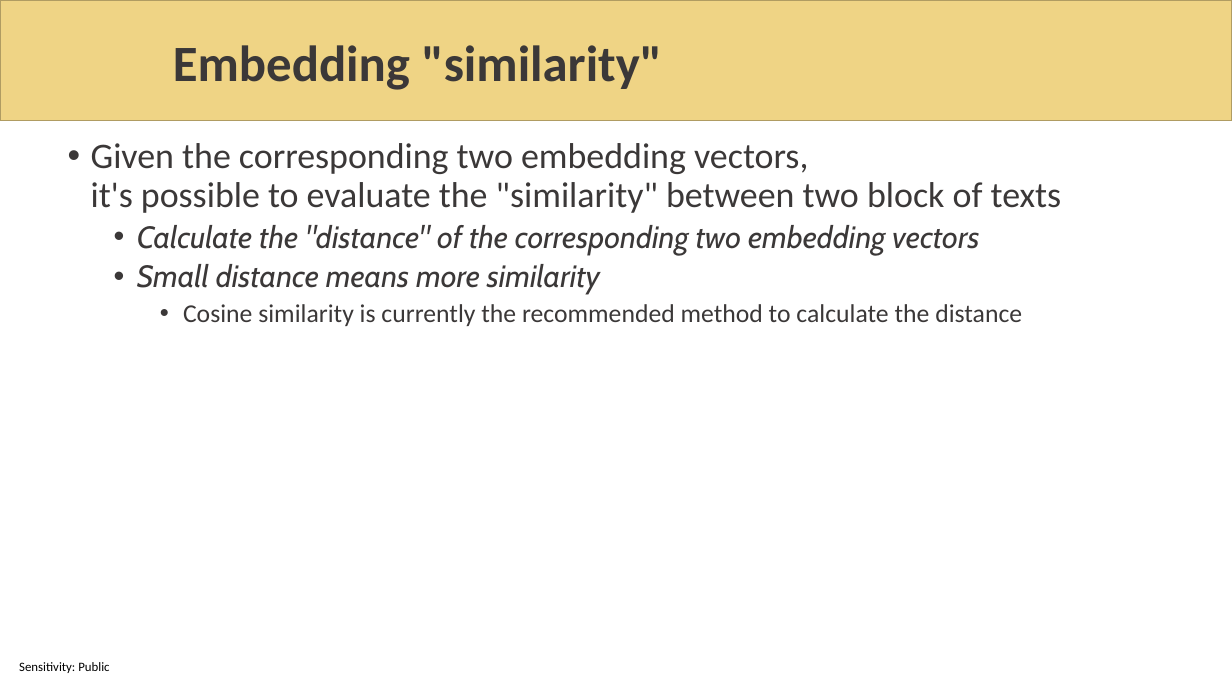
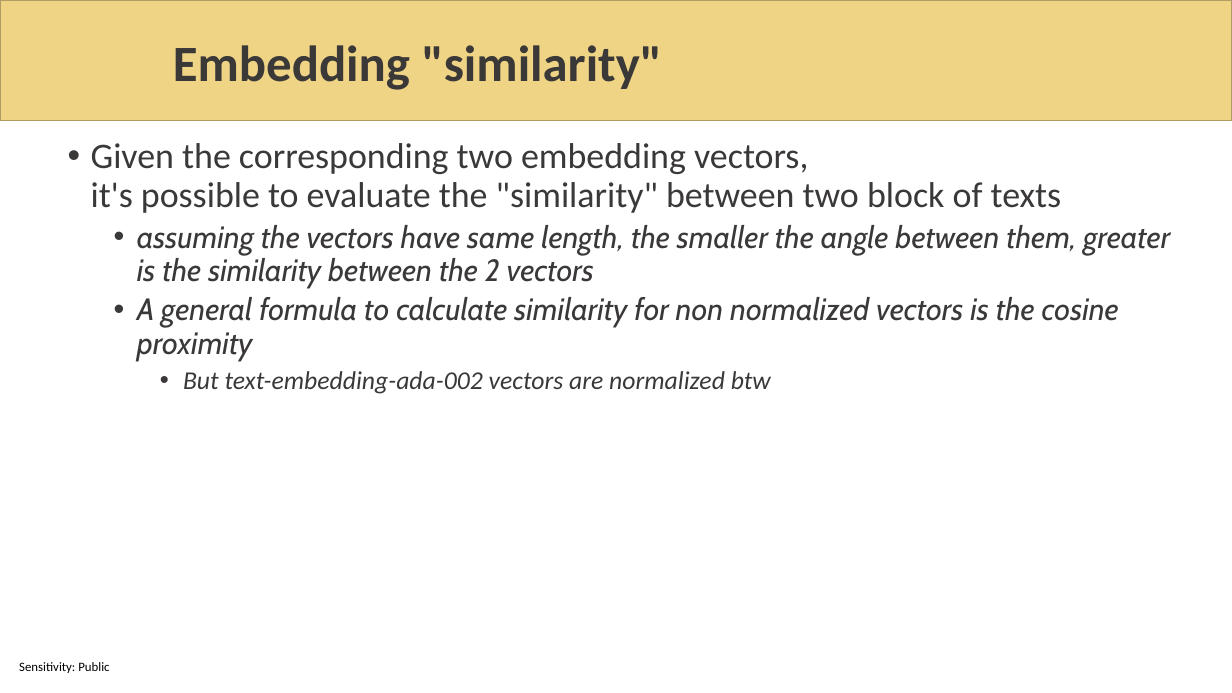
Before and after one commit to sabbadino/AzureDay2023Torino, a slide deck: slide 16 of sessions/room1_15_30/azure-day-ChatBot.pptx (slide 15 before the commit). Drawn at 1232x693 pixels with LibreOffice and Linux fonts; fonts in the diff are those of the drawing; background and template pictures are left out. Boxes give left, top, right and bottom in pixels: in the first picture for what was removed or moved away, otherwise in the second. Text is boxed around its words. In the diff, an @@ line names an element or a change of style, - is before the commit and + after.

Commit message:
final changes on slides

```diff
--- a/sessions/room1_15_30/azure-day-ChatBot.pptx
+++ b/sessions/room1_15_30/azure-day-ChatBot.pptx
@@ text at [137,225,1170,394]: text changed @@
-  • Calculate the "distance" of the corresponding two embedding vectors
-  • Small distance means more similarity
-    • Cosine similarity is currently the recommended method to calculate the distance
+  • assuming the vectors have same length, the smaller the angle between them, greater is the similarity between the 2 vectors
+  • A general formula to calculate similarity for non normalized vectors is the cosine proximity
+    • But text-embedding-ada-002 vectors are normalized btw
```
Also in this commit, not shown: 7 other slides changed, 3 slides added, 1 slide removed, 2 other files.
